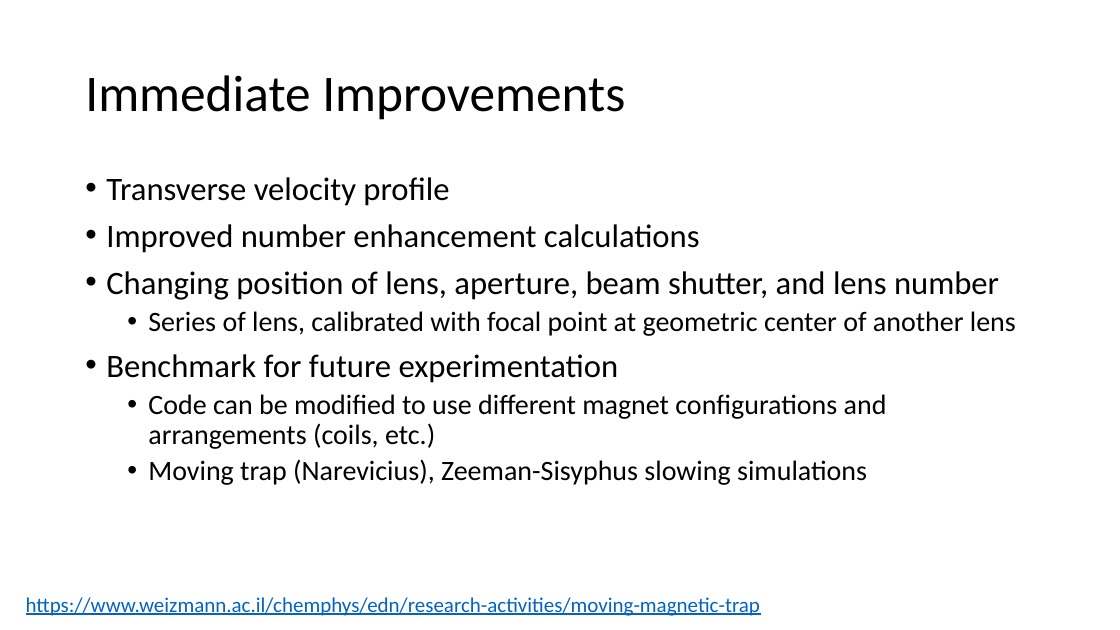
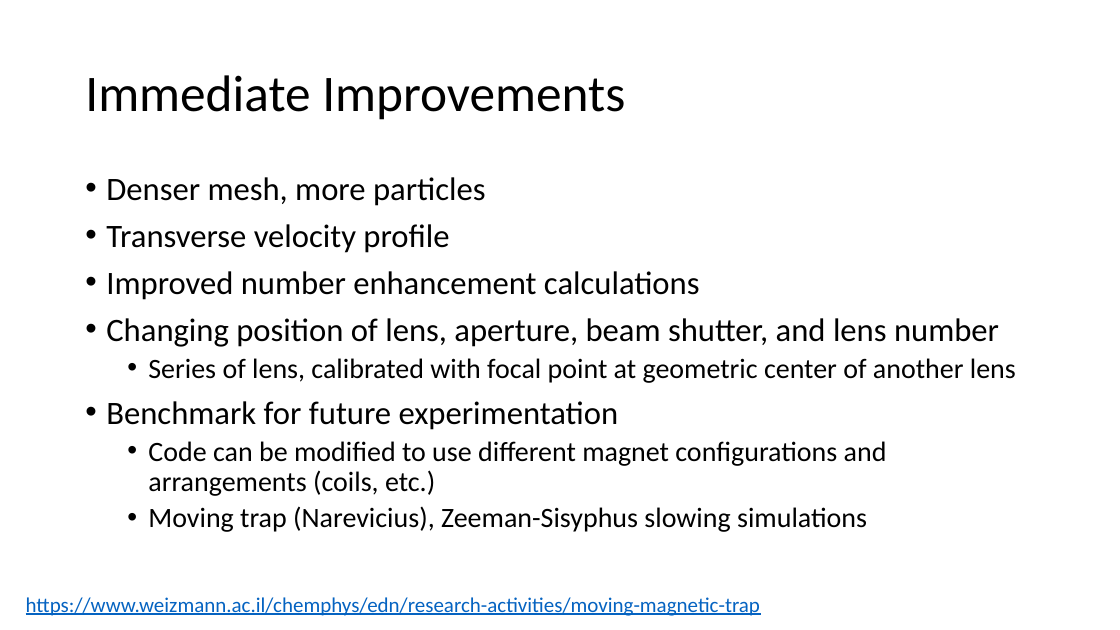
Before and after one commit to Andrew-wi/magnetic_lens, a slide deck: slide 12 of magnetic_lens_monte_carlo/magnetic_lens_jun_18.pptx. Drawn at 1120x630 pixels with LibreOffice and Linux fonts; fonts in the diff are those of the drawing. Boxes give left, top, right and bottom in pixels: in the first picture for what was removed or moved away, otherwise in the second. Text is boxed around its words. In the diff, an @@ line names an element or a change of style, - is before the commit and + after.

```diff
--- a/magnetic_lens_monte_carlo/magnetic_lens_jun_18.pptx
+++ b/magnetic_lens_monte_carlo/magnetic_lens_jun_18.pptx
@@ text at (106, 177, 486, 206): paragraph added @@
+• Denser mesh, more particles
```
Also in this commit, not shown: 2 other slides changed, 8 other files.
